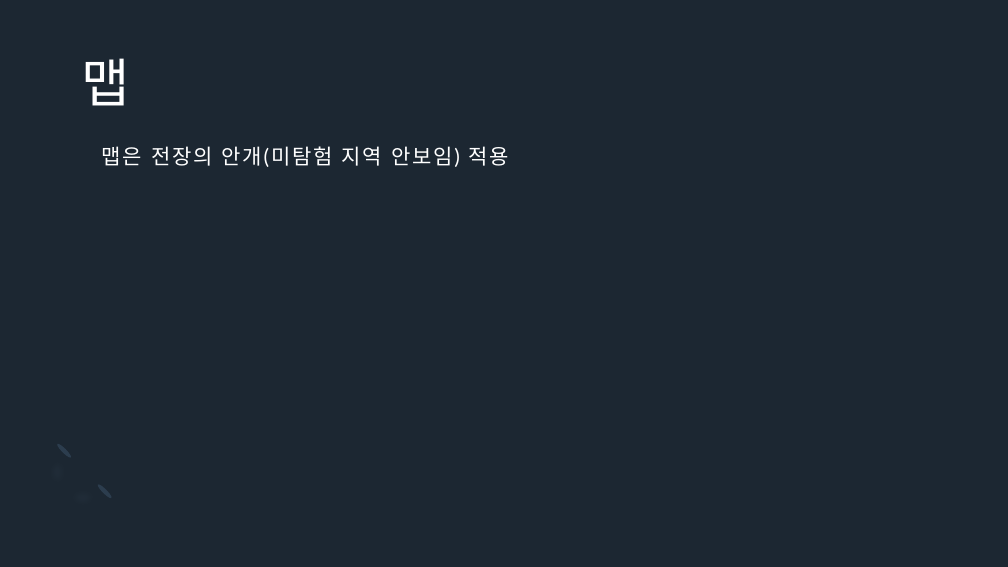
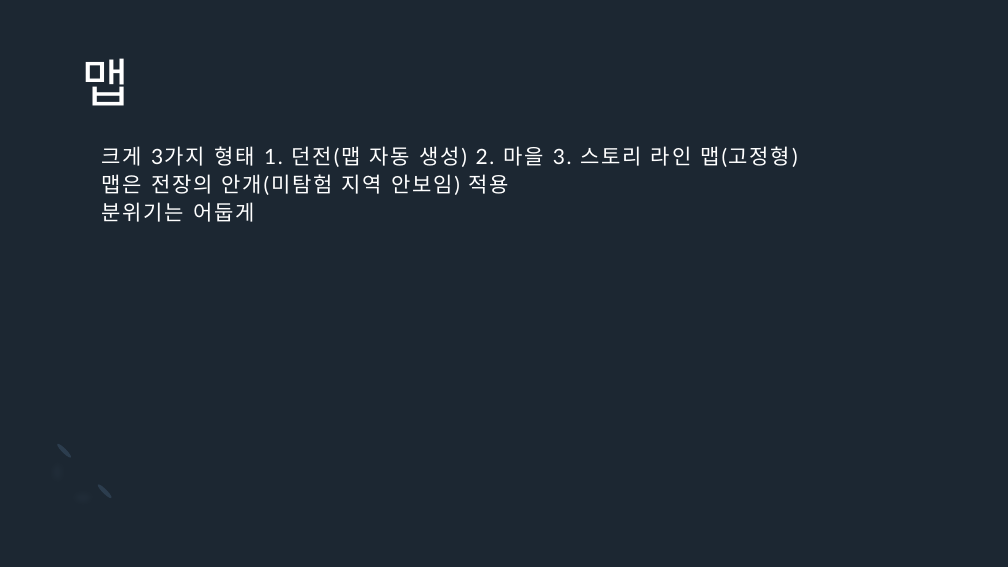
Before and after one commit to Icloy/2D_Roguelike, a slide deck: slide 9 of 기획서.pptx. Drawn at 1008x567 pixels with LibreOffice and Linux fonts; fonts in the diff are those of the drawing. Boxes give left, top, right and bottom in pixels: in the first picture for what was removed or moved away, otherwise in the second. Text is boxed around its words. In the diff, an @@ line names an element or a change of style, - is before the commit and + after.

```diff
--- a/기획서.pptx
+++ b/기획서.pptx
@@ title at <box>101,146,798,222</box>: text changed @@
-맵은 전장의 안개(미탐험 지역 안보임) 적용
+크게 3가지 형태 1. 던전(맵 자동 생성) 2. 마을 3. 스토리 라인 맵(고정형)
+맵은 전장의 안개(미탐험 지역 안보임) 적용
+분위기는 어둡게
```
Also in this commit, not shown: 9 other slides changed, 3 slides added.
